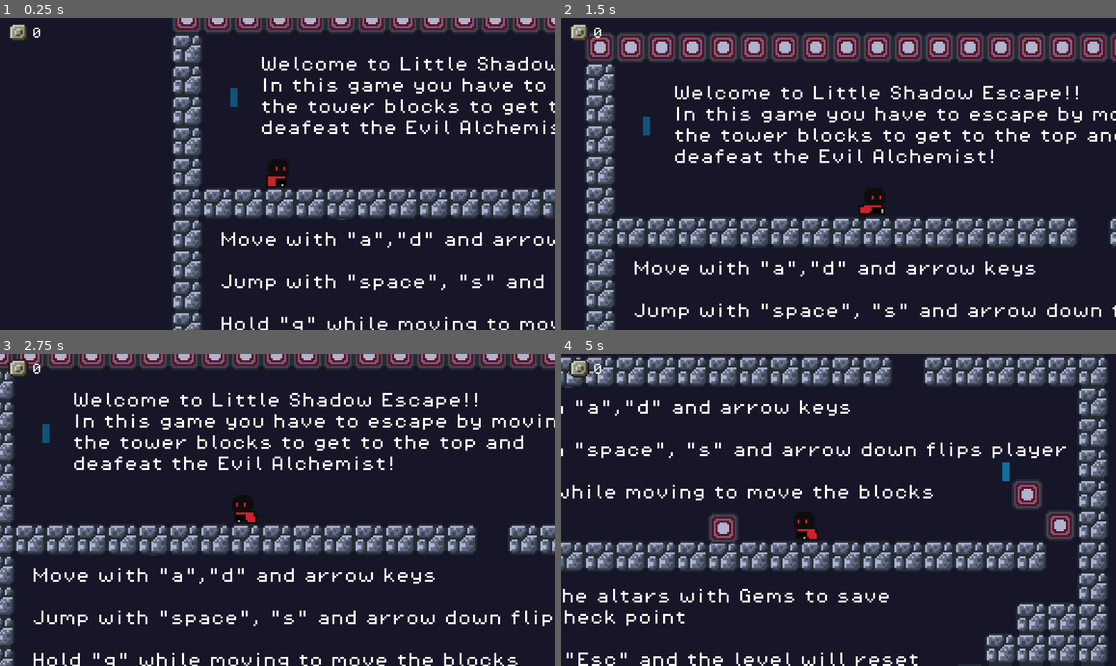
Above: before the commit, frames 1-4 (two rows, left to right).
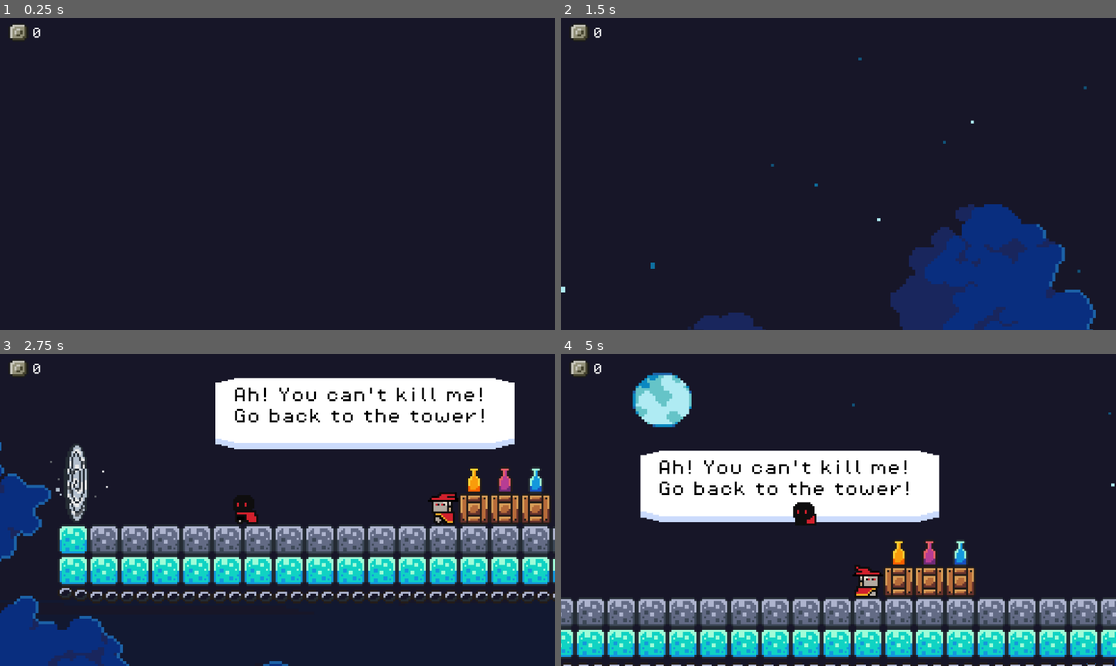
Above: after the commit, the same moments.

Repository: DiogoFSPinheiro/Godot_Games
Game: Godot game, scene res://scenes/game.tscn
Same seed, same stepped clock (60 frames per second), same inputs: the game is played once before the commit and once after it.
Inputs:
- Up to frame 1 (0.25 s): no input
- Up to frame 2 (1.5 s): hold Right (move_right) from 0.53 s (still down); tap Down (flip) at 0.6 s; tap Space (jump) at 0.77 s; tap Q (grab) at 1.35 s
- Up to frame 3 (2.75 s): tap Space (jump) at 1.52 s; release Right (move_right) at 2.03 s; hold Left (move_left) from 2.03 s (still down); tap Down (flip) at 2.1 s
- Up to frame 4 (5 s): release Left (move_left) at 2.78 s; hold Right (move_right) 2.78-4.28 s; tap Q (grab) at 2.85, 4.35 s; tap Space (jump) at 3.02, 3.77, 4.52 s; tap Down (flip) at 3.6 s; hold Left (move_left) from 4.28 s (still down)

The runs differ from the first frame. In frame 1, 15% of the frame differs, in the area x 31-100%, y 0-100%; in frame 2, 31%; in frame 3, 41%; in frame 4, 48%, in the area x 0-100%, y 1-100%.

Commit message:
ready to deliver

Diff:
--- a/Game/scenes/game.tscn
+++ b/Game/scenes/game.tscn
@@ -1692,7 +1692,7 @@
 script = ExtResource("18_lymw2")
 
 [node name="Portal3" parent="portals" instance=ExtResource("15_bw863")]
-position = Vector2(1384, -2547)
+position = Vector2(1391, -2548)
 rotation = -1.57079
 script = ExtResource("19_ug6q8")
 
--- a/Game/scenes/player.tscn
+++ b/Game/scenes/player.tscn
@@ -388,7 +388,7 @@
 sprite_frames = SubResource("SpriteFrames_xv02q")
 animation = &"idle_v2"
 autoplay = "idle_v2"
-frame_progress = 0.738738
+frame_progress = 0.664849
 
 [node name="CollisionShape2D" type="CollisionShape2D" parent="."]
 position = Vector2(0, -6)
@@ -409,7 +409,7 @@
 sprite_frames = SubResource("SpriteFrames_mhgg7")
 animation = &"hands"
 autoplay = "stone"
-frame_progress = 0.295284
+frame_progress = 0.75819
 
 [node name="sound" type="AudioStreamPlayer2D" parent="."]
 stream = ExtResource("4_mw8eo")
--- a/Game/scenes/vilan.tscn
+++ b/Game/scenes/vilan.tscn
@@ -1,7 +1,10 @@
-[gd_scene load_steps=9 format=3 uid="uid://bb1iucovpfanj"]
+[gd_scene load_steps=12 format=3 uid="uid://bb1iucovpfanj"]
 
 [ext_resource type="Texture2D" uid="uid://ch4wxekonpjrt" path="res://assets/sprites/knight.png" id="1_a6c4f"]
 [ext_resource type="Script" path="res://scripts/vilan.gd" id="1_cigwt"]
+[ext_resource type="AudioStream" uid="uid://qfsdnuqnfjrd" path="res://assets/sounds/laugh2.wav" id="3_kostv"]
+[ext_resource type="AudioStream" uid="uid://cepg8hjxtlcn3" path="res://assets/sounds/irritated3.wav" id="4_qb2cb"]
+[ext_resource type="AudioStream" uid="uid://do0y88crom8ye" path="res://assets/sounds/alchemist_die.wav" id="4_wn1ff"]
 
 [sub_resource type="RectangleShape2D" id="RectangleShape2D_8cd0l"]
 size = Vector2(11, 13)
@@ -63,3 +66,19 @@
 position = Vector2(2, 5)
 target_position = Vector2(88, 0)
 collision_mask = 2
+
+[node name="laught" type="AudioStreamPlayer2D" parent="."]
+stream = ExtResource("3_kostv")
+max_distance = 500.0
+bus = &"SFX"
+
+[node name="die" type="AudioStreamPlayer2D" parent="."]
+stream = ExtResource("4_wn1ff")
+volume_db = 3.0
+max_distance = 500.0
+bus = &"SFX"
+
+[node name="admiration" type="AudioStreamPlayer2D" parent="."]
+stream = ExtResource("4_qb2cb")
+max_distance = 500.0
+bus = &"SFX"
--- a/Game/scripts/global.gd
+++ b/Game/scripts/global.gd
@@ -1,6 +1,6 @@
 extends Node
 
-var spawn_point = Vector2(2199, -2772)# init (2199, -2772) test(250, -16)
+var spawn_point = Vector2(1335, -2548)# init (2199, -2772) test(250, -16)
 var collected_checkpoints = {}
 var collected_items = {}
 var coin = 0
--- a/Game/scripts/player.gd
+++ b/Game/scripts/player.gd
@@ -42,8 +42,6 @@
 			animated_sprite.play("idle_v2")
 		else:
 			animated_sprite.play("run_v2")
-
-
 	else:
 		animated_sprite.play("jump_v2")
 
--- a/Game/scripts/vilan.gd
+++ b/Game/scripts/vilan.gd
@@ -14,3 +14,19 @@
 		animated_sprite_2d.flip_h = true
 	if Global.colide == true:
 		self.set_collision_mask_value(1, false)
+	if not Global.kill:
+		if not $laught.playing:
+			$laught.play()
+	else:
+		if Global.colide:
+			if not $die.playing:
+				$die.play()
+		else:
+			if not $admiration.playing:
+				$admiration.play()
+		if $laught.playing:
+			$laught.stop()
+		if $admiration.playing and Global.colide:
+			$admiration.stop()
+		if $die.playing and not Global.colide:
+			$die.stop()
Not shown, added: Game/assets/sounds/alchemist_die.wav.import
Not shown, added: Game/assets/sounds/angry2.wav.import
Not shown, added: Game/assets/sounds/irritated3.wav.import
Not shown, added: Game/assets/sounds/laugh2.wav.import
Not shown, added: Game/assets/sounds/alchemist_die.wav
Not shown, added: Game/assets/sounds/angry2.wav
Not shown, added: Game/assets/sounds/irritated3.wav
Not shown, added: Game/assets/sounds/laugh2.wav
